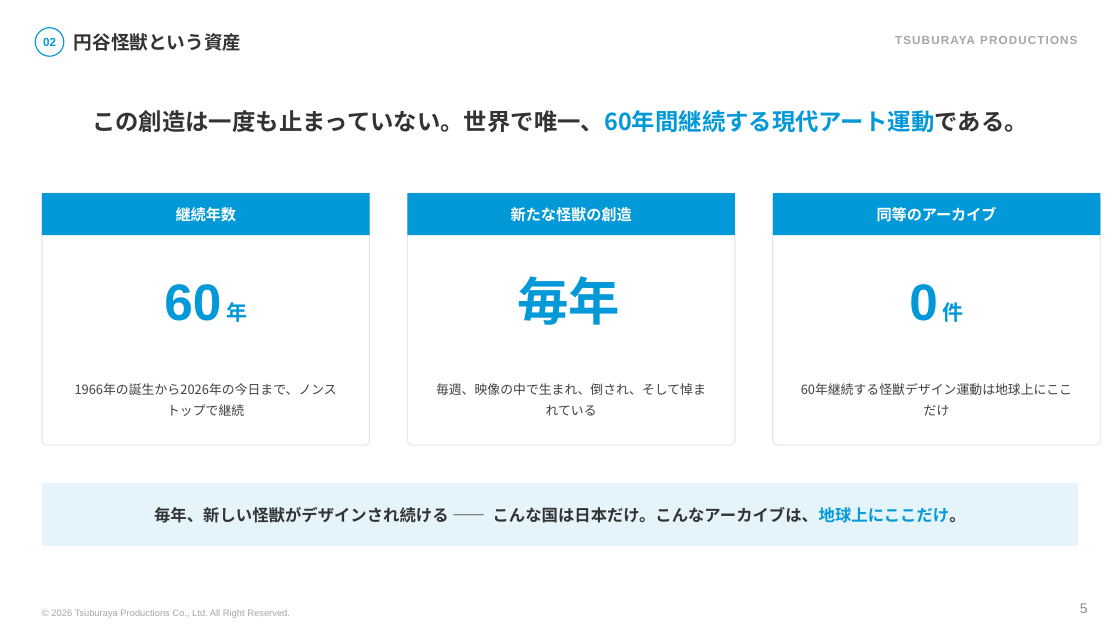
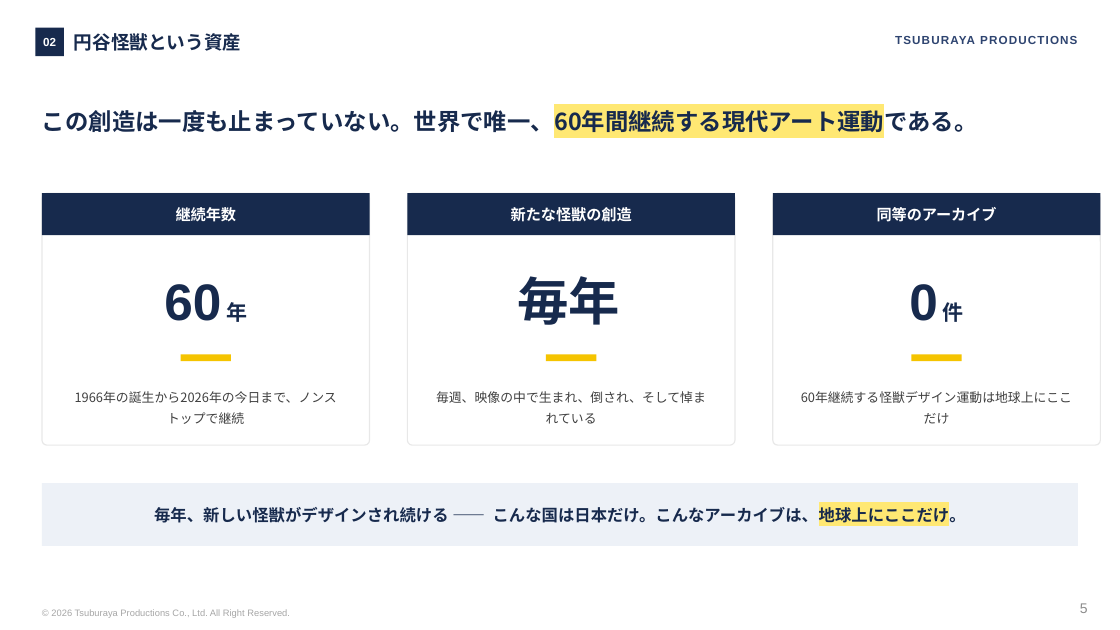
Before and after one commit to hayatoshintani-spe/kessho-lens, a slide deck: slide 5 of docs/proposals/水口博氏への最終提案_畏怖の商品化.pptx. Drawn at 1120x630 pixels with LibreOffice and Linux fonts; fonts in the diff are those of the drawing. Boxes give left, top, right and bottom in pixels: in the first picture for what was removed or moved away, otherwise in the second. Text is boxed around its words. In the diff, an @@ line names an element or a change of style, - is before the commit and + after.

```diff
--- a/docs/proposals/水口博氏への最終提案_畏怖の商品化.pptx
+++ b/docs/proposals/水口博氏への最終提案_畏怖の商品化.pptx
@@ text "02" at (43,38,56,46): text colour #0399D8 to #FFFFFF @@
@@ ellipse removed at (35,28,64,56) @@
@@ rectangle added at (35,28,64,56), fill #172A4D @@
@@ text "円谷怪獣という資産" at (74,33,241,51): text colour #333333 to #172A4D @@
@@ text "TSUBURAYA PRODUCTIONS" at (895,36,1077,44): text colour #A6A6A6 to #2E4470 @@
@@ text "この創造は一度も止まっていない。世界で唯一、60年間継続する現代アート運動である。" at (42,107,978,137): text colour #333333 to #172A4D, text colour #0399D8 to #172A4D, highlight none to #FFE873 in "この創造は一度も止まっていない。世界で唯一、60年間継続する現代アート運動である。"; alignment centre to left; line spacing 1.25 to 1.3 @@
@@ fill #0399D8 to #172A4D in 3 elements at (42,193,370,235), (408,193,735,235), (773,193,1101,235) @@
@@ text colour #0399D8 to #172A4D in 3 elements at (164,284,247,322), (517,276,620,325), (909,284,964,322) @@
@@ rectangle added at (181,355,231,361), fill #F5C400 @@
@@ rectangle added at (546,355,597,361), fill #F5C400 @@
@@ rectangle added at (912,355,962,361), fill #F5C400 @@
@@ text "1966年の誕生から2026年の今日まで、ノンストップで継続": place and size @@
-text "1966年の誕生から2026年の今日まで、ノンストップで継続" at (75,383,337,416)
+text "1966年の誕生から2026年の今日まで、ノンストップで継続" at (75,391,337,424)
@@ text "毎週、映像の中で生まれ、倒され、そして悼まれている": place and size @@
-text "毎週、映像の中で生まれ、倒され、そして悼まれている" at (436,383,706,416)
+text "毎週、映像の中で生まれ、倒され、そして悼まれている" at (436,391,706,424)
@@ text "60年継続する怪獣デザイン運動は地球上にここだけ" rewrapped from (798,361,1075,433) to (798,371,1075,439) @@
@@ text "毎年、新しい怪獣がデザインされ続ける —— こんな国は日本だけ。こんなアーカイブは、地球上にここだけ。" at (154,504,966,526): text colour #333333 to #172A4D in "毎年、新しい怪獣がデザインされ続ける —— こんな国は日本だけ。こんなアーカイブは、地球上にここだけ。"; text colour #0399D8 to #172A4D, highlight none to #FFE873 in "こんな国は日本だけ。こんなアーカイブは、地球上にここだけ。" @@
@@ rectangle at (42,483,1078,546): fill #E5F4FB to #EDF1F7 @@
```
Also in this commit, not shown: 14 other slides changed.
